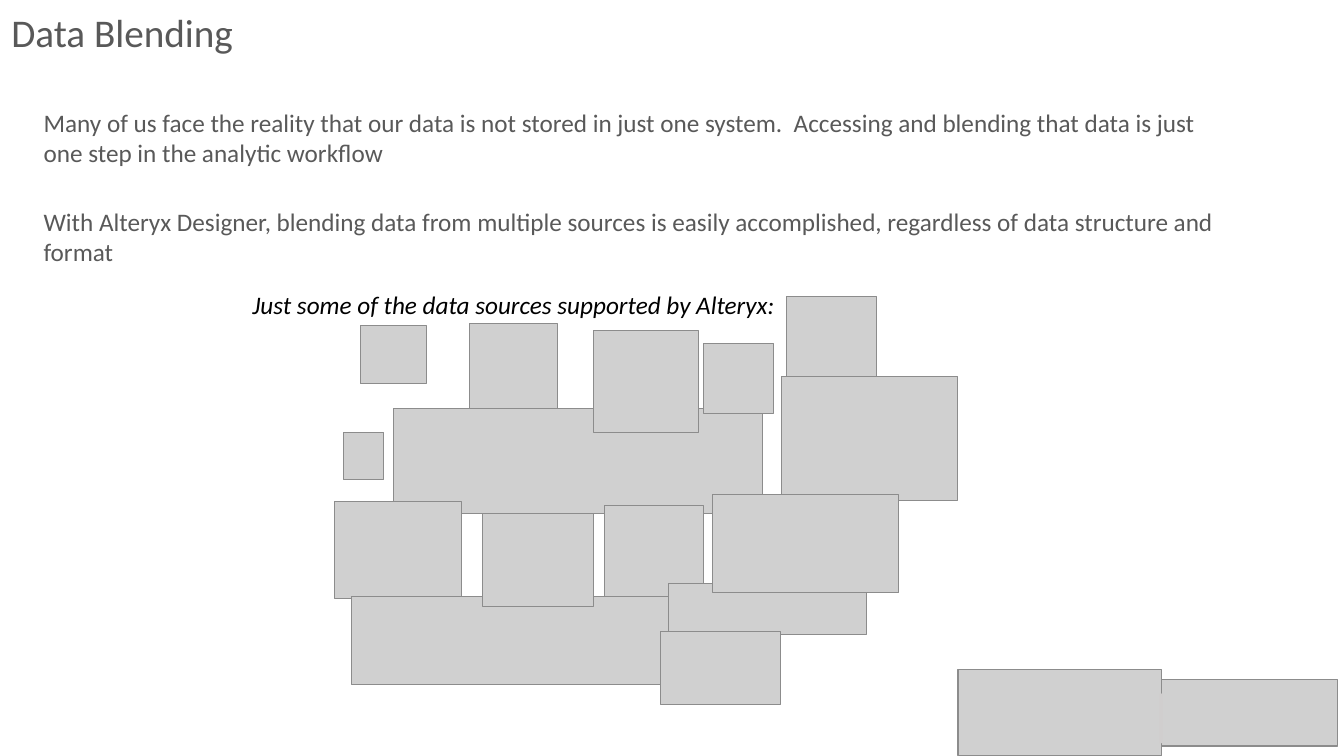
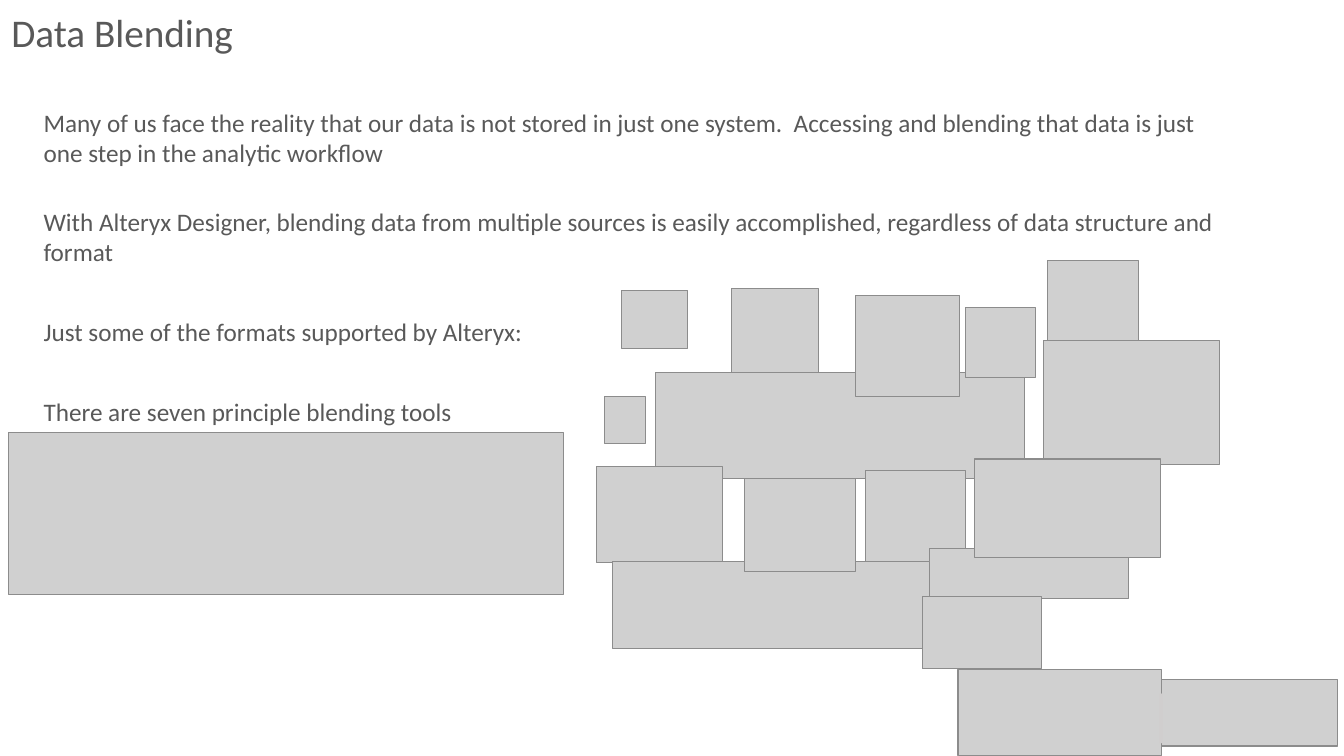
Before and after one commit to philbudden/alteryxDemo_SqlRelay16, a slide deck: slide 7 of sqlRelayCardiff2016.pptx. Drawn at 1344x756 pixels with LibreOffice and Linux fonts; fonts in the diff are those of the drawing; grey boxes stand for pictures. Boxes give left, top, right and bottom in pixels: in the first picture for what was removed or moved away, otherwise in the second. Text is boxed around its words. In the diff, an @@ line names an element or a change of style, - is before the commit and + after.

Commit message:
completed slides

```diff
--- a/sqlRelayCardiff2016.pptx
+++ b/sqlRelayCardiff2016.pptx
@@ picture: place and size @@
-picture at [786,296,877,376]
+picture at [1049,261,1139,341]
@@ text at [44,323,522,345]: text changed; text colour #000000 to #595959; italic off @@
-Just some of the data sources supported by Alteryx:
+Just some of the formats supported by Alteryx:
@@ 13 pictures: place and size @@
-13 pictures at [335,324,899,705]
+13 pictures at [597,288,1160,668]
@@ picture: place and size @@
-picture at [781,376,958,500]
+picture at [1044,341,1220,465]
@@ text added at [44,403,451,426], 18 pt, text #595959 @@
+There are seven principle blending tools
@@ picture added at [9,433,564,594] @@
```
Also in this commit, not shown: 8 other slides changed, 2 slides removed, 1 other file.
